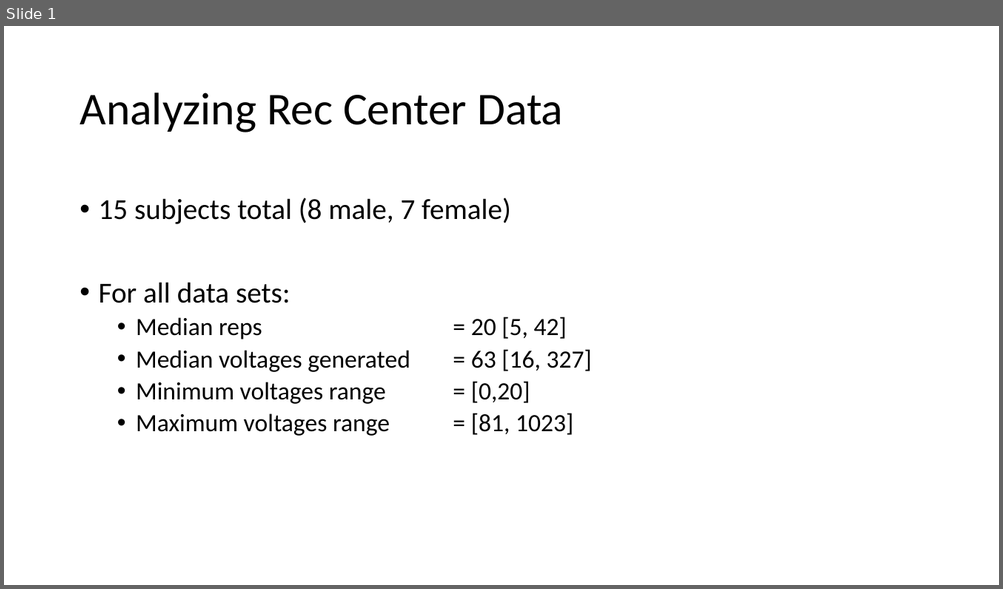
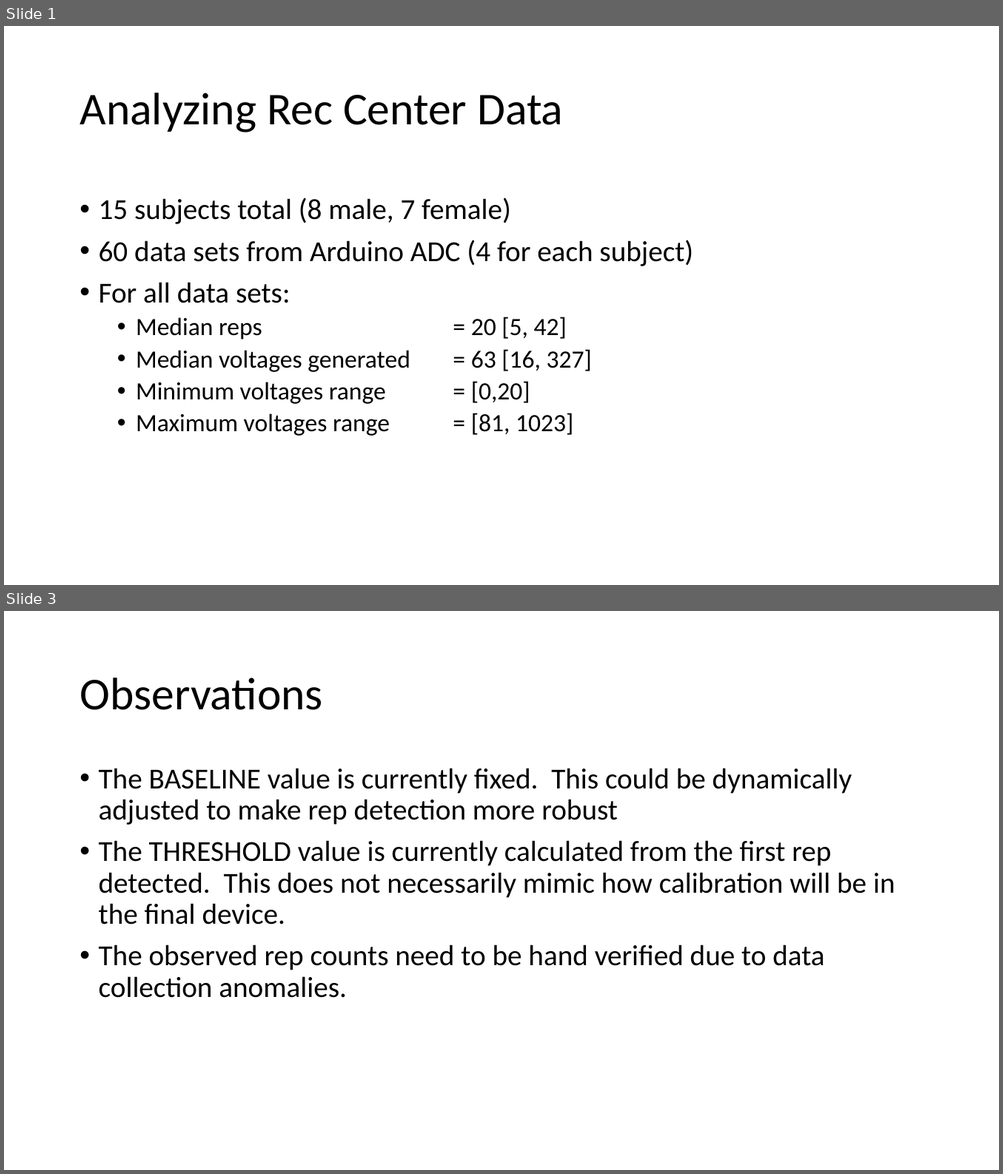
Before and after one commit to capstone411/SHAF, a slide deck: Capstone/Presentations/Rec_Center_Data.pptx. Shown one above the other, each under a label of ours: slide 1 before the commit, slides 1 and 3 after it; the slides between them are not shown. The pictures are 1003x589 and 1003x1174 pixels, drawn with LibreOffice and Linux fonts; fonts in the diff are those of the drawing. Boxes give left, top, right and bottom in pixels: in the first picture for what was removed or moved away, otherwise in the second. Text is boxed around its words. In the diff, an @@ line names an element or a change of style, - is before the commit and + after.

Commit message:
Data and algorithm stuff

```diff
--- a/Capstone/Presentations/Rec_Center_Data.pptx
+++ b/Capstone/Presentations/Rec_Center_Data.pptx
@@ slide 3 added at (4, 611, 999, 1170), background #FFFFFF @@
@@ title added at (79, 678, 323, 710), 44 pt, text #000000 @@
+Observations
@@ text added at (99, 768, 895, 998), 28 pt, text #000000 @@
+• The BASELINE value is currently fixed. This could be dynamically adjusted to make rep detection more robust
+• The THRESHOLD value is currently calculated from the first rep detected. This does not necessarily mimic how calibration will be in the final device.
+• The observed rep counts need to be hand verified due to data collection anomalies.
@@ slide 1 changed as well @@
@@ text at (99, 240, 693, 266): paragraph added @@
+• 60 data sets from Arduino ADC (4 for each subject)
```
Also in this commit, not shown: 1 other slide changed, 3 other files.
